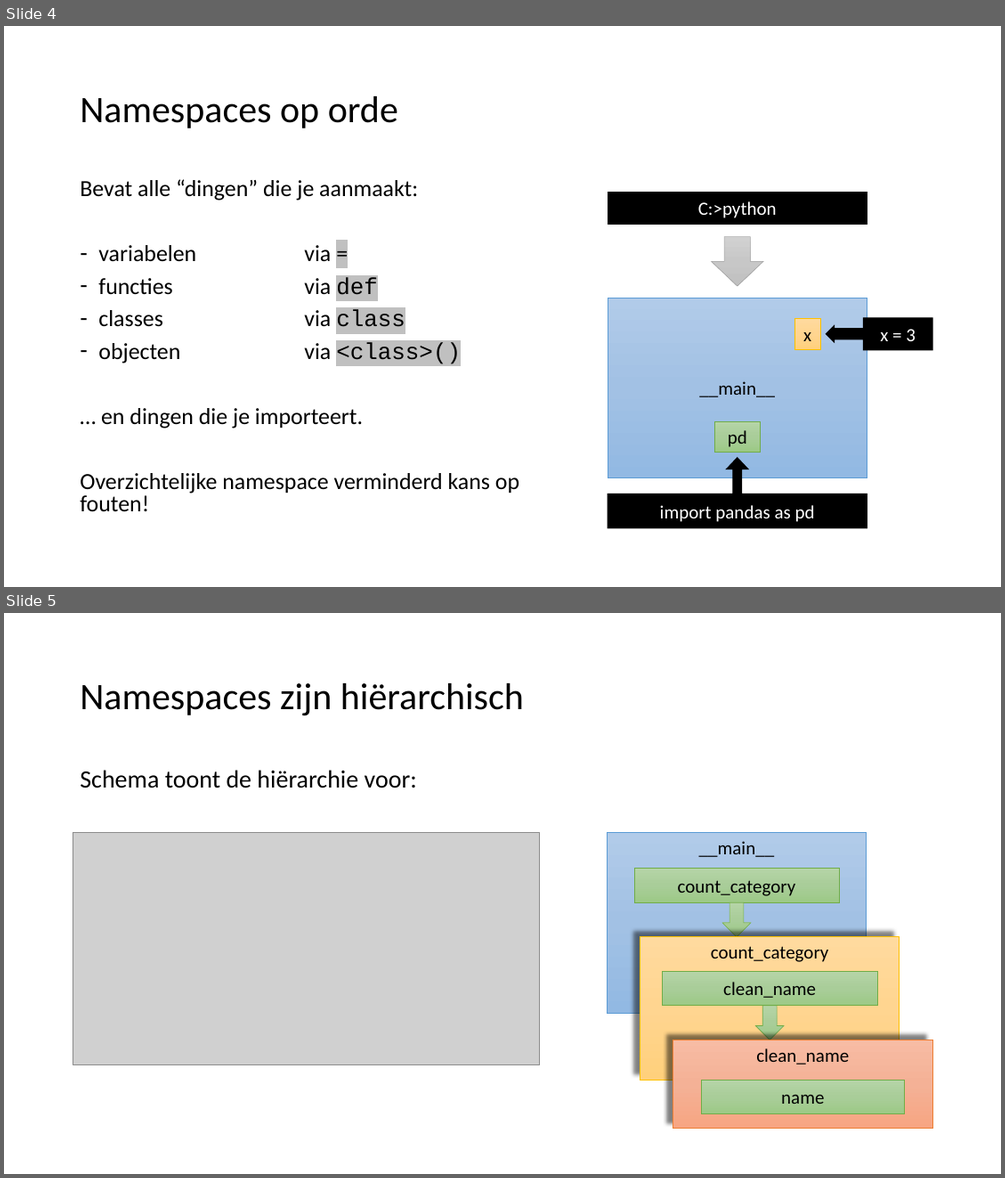
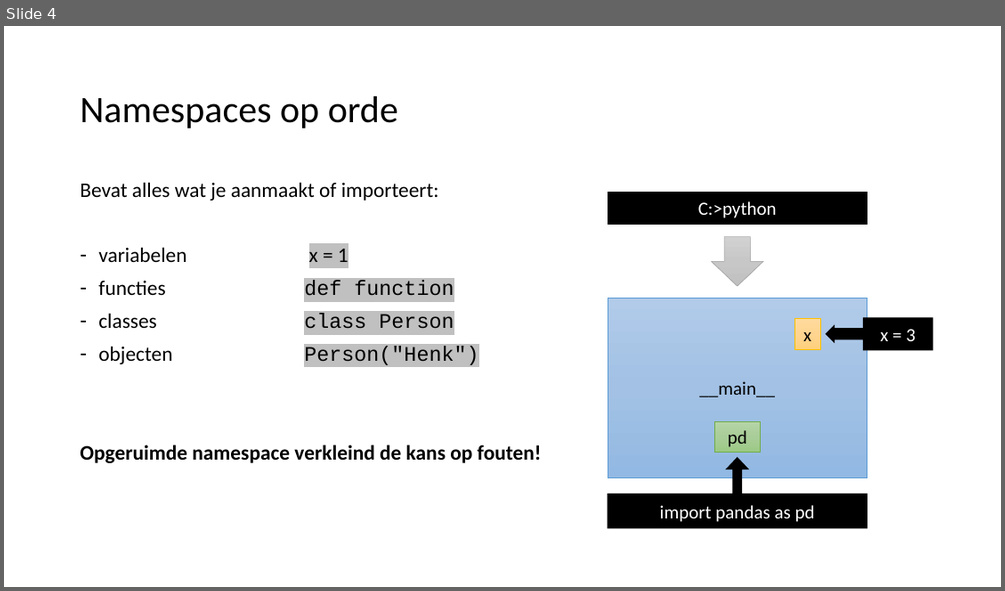
Before and after one commit to LFKoning/knowledge-sharing, a slide deck: objects/python_objects.pptx. Shown one above the other, each under a label of ours: slides 4 and 5 before the commit, slide 4 after it. The pictures are 1005x1178 and 1005x591 pixels, drawn with LibreOffice and Linux fonts; fonts in the diff are those of the drawing; grey boxes stand for pictures. Boxes give left, top, right and bottom in pixels: in the first picture for what was removed or moved away, otherwise in the second. Text is boxed around its words. In the diff, an @@ line names an element or a change of style, - is before the commit and + after.

```diff
--- a/objects/python_objects.pptx
+++ b/objects/python_objects.pptx
@@ slide 5 removed at box(4, 613, 1001, 1174), background #FFFFFF @@
@@ title removed at box(80, 683, 524, 716) @@
-Namespaces zijn hiërarchisch
@@ text removed at box(80, 770, 417, 788) @@
-Schema toont de hiërarchie voor:
@@ picture removed at box(73, 833, 540, 1064) @@
@@ rectangle removed at box(607, 833, 866, 1013) @@
-__main__
@@ rectangle removed at box(634, 868, 840, 902) @@
-count_category
@@ down arrow removed at box(722, 902, 751, 937) @@
@@ rectangle removed at box(640, 937, 900, 1079) @@
-count_category
@@ rectangle removed at box(662, 971, 878, 1005) @@
-clean_name
@@ down arrow removed at box(755, 1005, 784, 1040) @@
@@ rectangle removed at box(673, 1040, 933, 1128) @@
-clean_name
@@ rectangle removed at box(702, 1079, 905, 1114) @@
-name
@@ slide 4 changed as well @@
@@ text at box(80, 182, 542, 463): text changed; size 22.2 to 20 pt @@
-Bevat alle “dingen” die je aanmaakt:
-– variabelen via =
-– functies via def
-– classes via class
-– objecten via <class>()
-… en dingen die je importeert.
-Overzichtelijke namespace verminderd kans op fouten!
+Bevat alles wat je aanmaakt of importeert:
+– variabelen x = 1
+– functies def function
+– classes class Person
+– objecten Person("Henk")
+Opgeruimde namespace verkleind de kans op fouten!
```
Also in this commit, not shown: 4 other slides changed, 7 slides added, 2 other slides removed, 7 other files.
